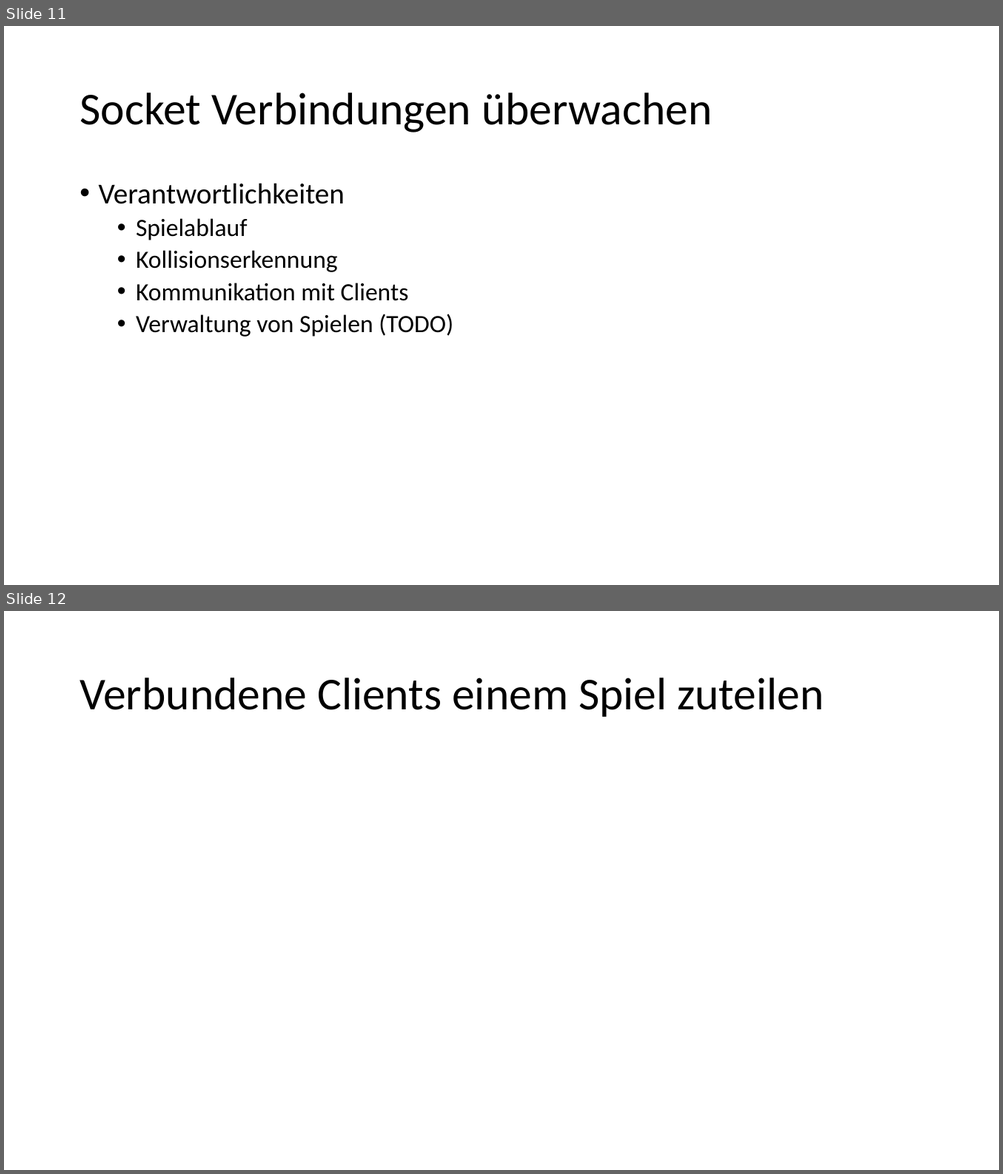
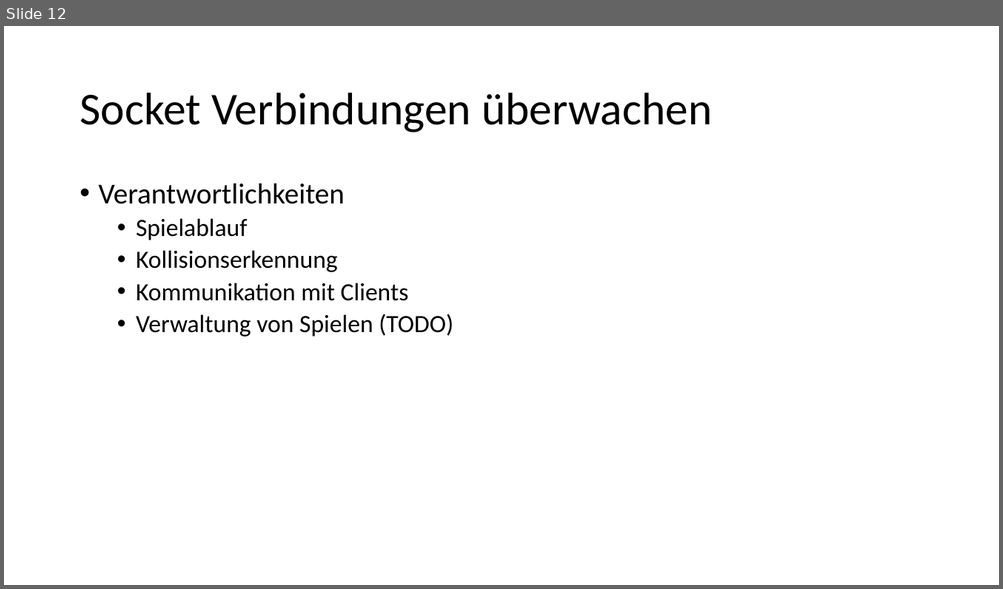
Before and after one commit to Toixinhell/Versteckies, a slide deck: Fangies.pptx. Shown one above the other, each under a label of ours: slides 11 and 12 before the commit, slide 12 after it. The pictures are 1003x1174 and 1003x589 pixels, drawn with LibreOffice and Linux fonts; fonts in the diff are those of the drawing. Boxes give left, top, right and bottom in pixels: in the first picture for what was removed or moved away, otherwise in the second. Text is boxed around its words. In the diff, an @@ line names an element or a change of style, - is before the commit and + after.

```diff
--- a/Fangies.pptx
+++ b/Fangies.pptx
@@ slide 12 removed at (4, 611, 999, 1170), background #FFFFFF @@
@@ title removed at (79, 678, 823, 717) @@
-Verbundene Clients einem Spiel zuteilen
@@ what was slide 11 is now slide 12 @@
```
Also in this commit, not shown: 2 slides changed, 3 slides added, 1 other slide removed.
